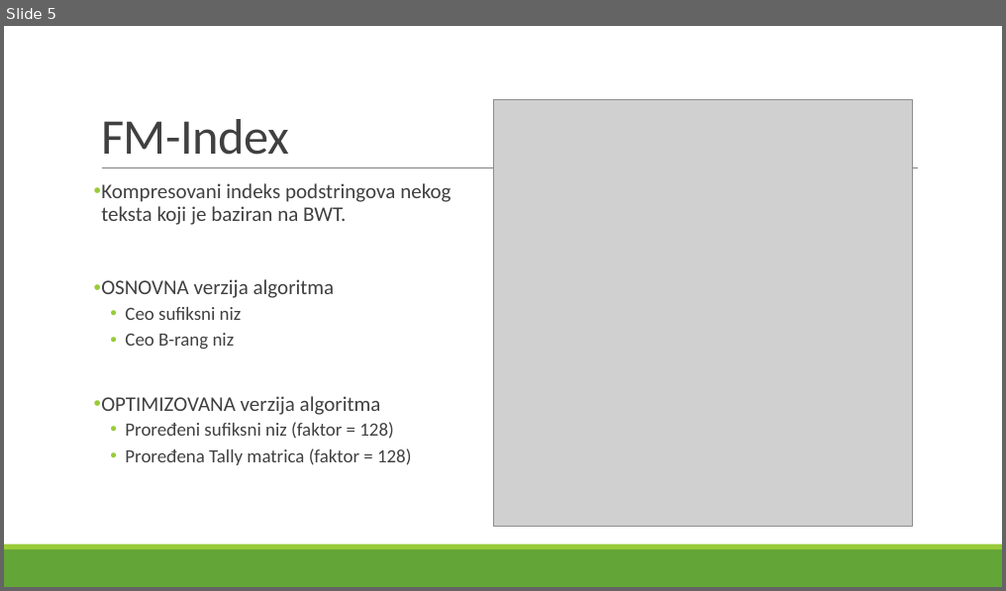
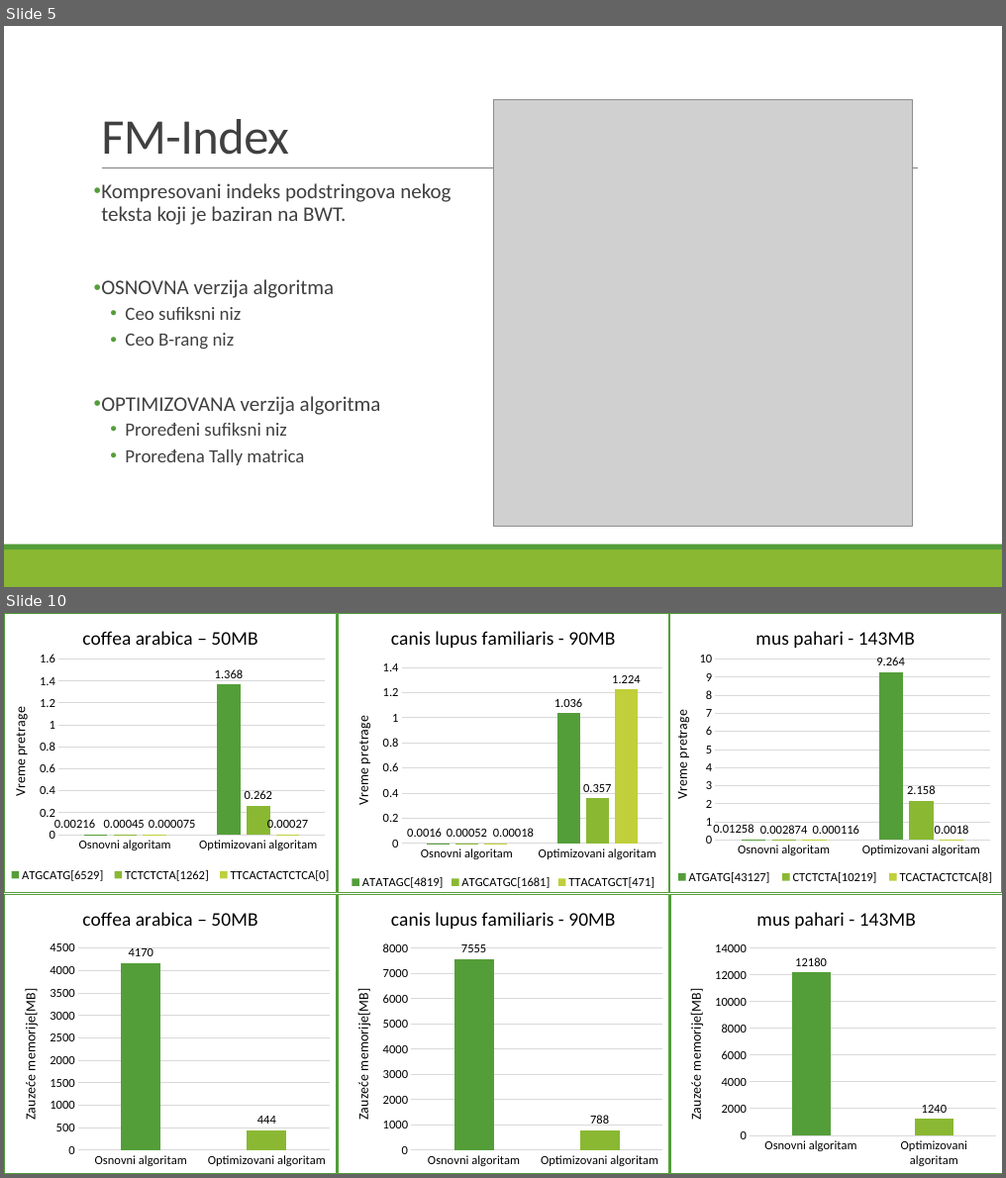
Before and after one commit to maricak/GenomicIT, a slide deck: BWT and FM index.pptx. Shown one above the other, each under a label of ours: slide 5 before the commit, slides 5 and 10 after it; the slides between them are not shown. The pictures are 1006x591 and 1006x1178 pixels, drawn with LibreOffice and Linux fonts; fonts in the diff are those of the drawing; grey boxes stand for pictures. Boxes give left, top, right and bottom in pixels: in the first picture for what was removed or moved away, otherwise in the second. Text is boxed around its words. In the diff, an @@ line names an element or a change of style, - is before the commit and + after.

Commit message:
Add slides with charts for the sweet spot factors

```diff
--- a/BWT and FM index.pptx
+++ b/BWT and FM index.pptx
@@ slide 10 added at <box>4,613,1002,1174</box>, background #FFFFFF; not listed: 2 template elements that a slide beside it also shows @@
@@ column chart added at <box>4,613,338,894</box> @@
+title "coffea arabica – 50MB "
+categories: Osnovni algoritam, Optimizovani algoritam
+ATGCATG[6529]: 0.00216, 1.368
+TCTCTCTA[1262]: 0.00045, 0.262
+TTCACTACTCTCA[0]: 7.5e-05, 0.00027
@@ column chart added at <box>338,613,670,894</box> @@
+title "canis lupus familiaris - 90MB "
+categories: Osnovni algoritam, Optimizovani algoritam
+ATATAGC[4819]: 0.0016, 1.036
+ATGCATGC[1681]: 0.001, 0.357
+TTACATGCT[471]: 0.00018, 1.224
@@ column chart added at <box>668,613,1002,894</box> @@
+title "mus pahari - 143MB "
+categories: Osnovni algoritam, Optimizovani algoritam
+ATGATG[43127]: 0.013, 9.264
+CTCTCTA[10219]: 0.002874, 2.158
+TCACTACTCTCA[8]: 0.000116, 0.0018
@@ column chart added at <box>4,894,338,1174</box> @@
+title "coffea arabica – 50MB "
+categories: Osnovni algoritam, Optimizovani algoritam
+Series 1: 4170, 444
@@ column chart added at <box>338,894,670,1174</box> @@
+title "canis lupus familiaris - 90MB "
+categories: Osnovni algoritam, Optimizovani algoritam
+Series 1: 7555, 788
@@ column chart added at <box>670,894,1002,1174</box> @@
+title "mus pahari - 143MB "
+categories: Osnovni algoritam, Optimizovani algoritam
+Series 1: 12180, 1240
@@ slide 5 changed as well @@
@@ text at <box>101,183,450,415</box>: bullet colour #99CB38 to #549E39 @@
@@ text at <box>125,423,304,466</box>: text changed @@
-  • Proređeni sufiksni niz (faktor = 128)
-  • Proređena Tally matrica (faktor = 128)
+  • Proređeni sufiksni niz
+  • Proređena Tally matrica
@@ rectangle at <box>4,550,1002,587</box>: fill #63A537 to #8AB833 @@
@@ rectangle at <box>4,545,1002,550</box>: fill #99CB38 to #549E39 @@
```
Also in this commit, not shown: 9 other slides changed.
